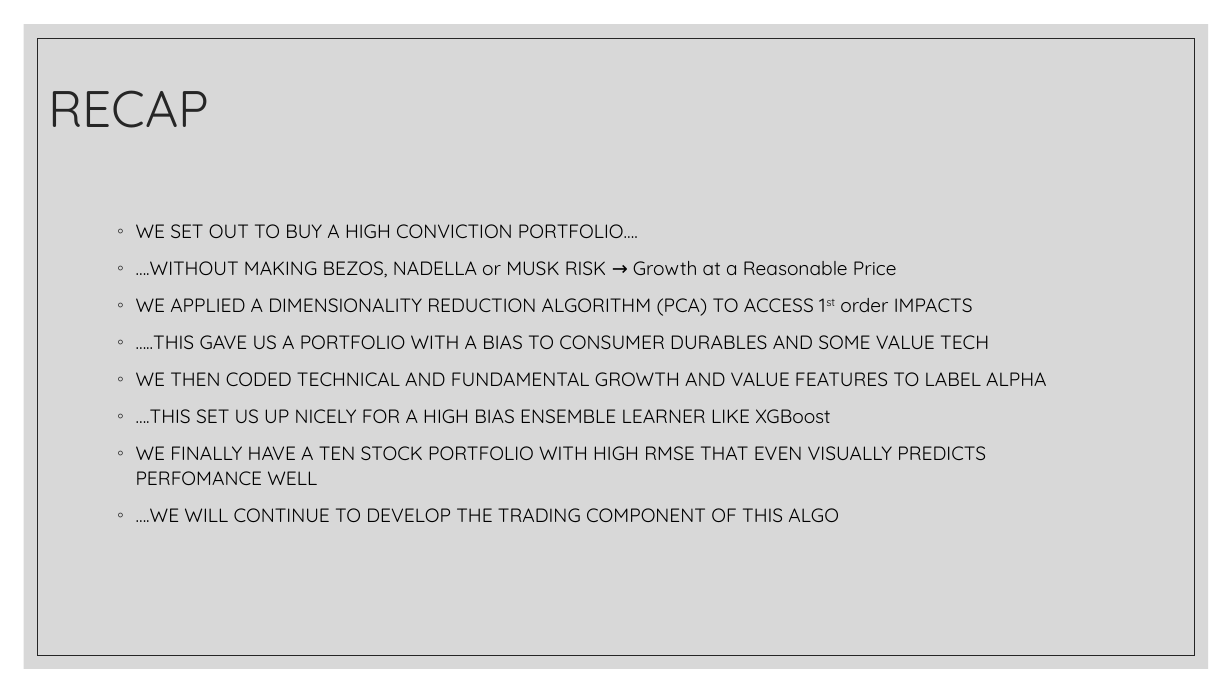
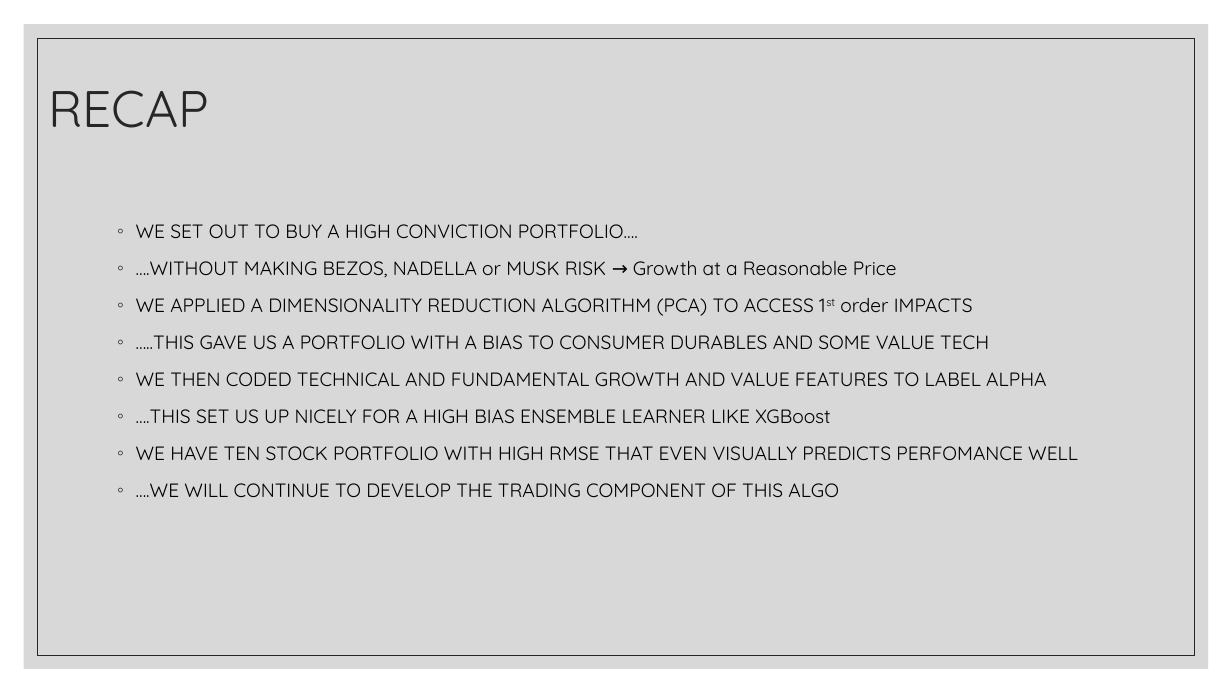
Before and after one commit to Sinthushan-bootcamp/SP500Analysis, a slide deck: slide 14 of ALGORITHMIC POST-COVD TRADING STRATEGY.pptx. Drawn at 1232x693 pixels with LibreOffice and Linux fonts; fonts in the diff are those of the drawing. Boxes give left, top, right and bottom in pixels: in the first picture for what was removed or moved away, otherwise in the second. Text is boxed around its words. In the diff, an @@ line names an element or a change of style, - is before the commit and + after.

```diff
--- a/ALGORITHMIC POST-COVD TRADING STRATEGY.pptx
+++ b/ALGORITHMIC POST-COVD TRADING STRATEGY.pptx
@@ text at [136,446,1078,460]: text changed @@
-◦ WE FINALLY HAVE A TEN STOCK PORTFOLIO WITH HIGH RMSE THAT EVEN VISUALLY PREDICTS PERFOMANCE WELL
+◦ WE HAVE TEN STOCK PORTFOLIO WITH HIGH RMSE THAT EVEN VISUALLY PREDICTS PERFOMANCE WELL
```
Also in this commit, not shown: 4 other slides changed.
